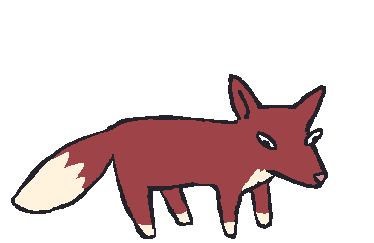
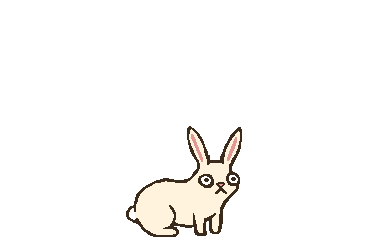
Revision of a layered (374, 243) image; what changed, layer by layer:
removed layer "spr_fox" over (11, 74, 328, 239)
added layer "rabbit" above "cougar" over (126, 126, 242, 237)
